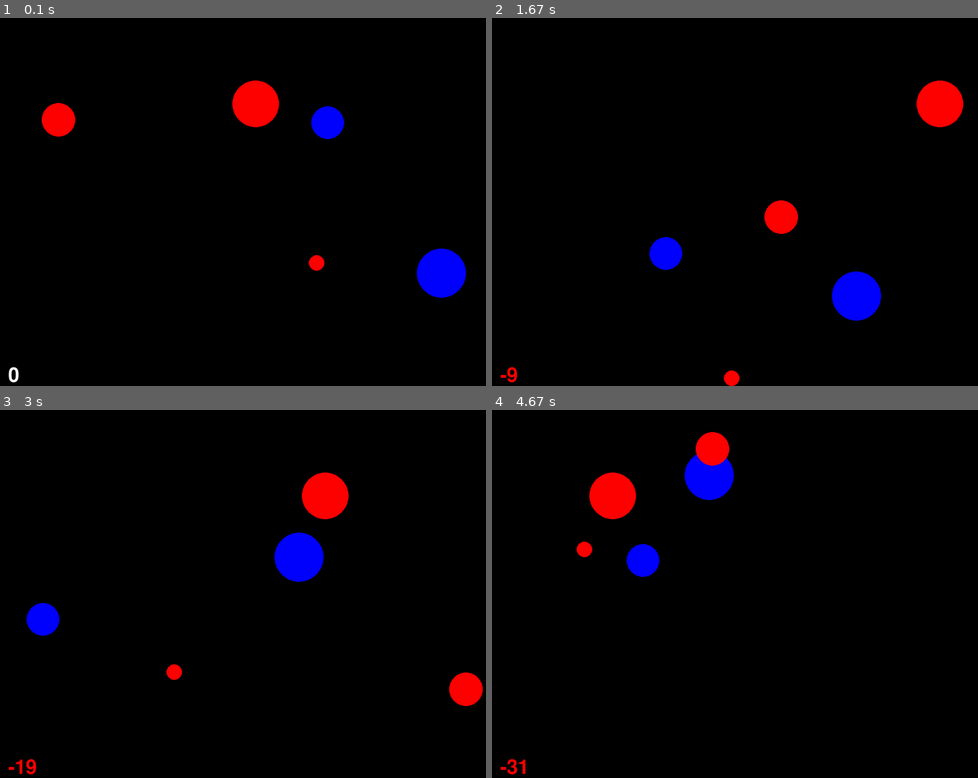
Above: before the commit, frames 1-4 (two rows, left to right).
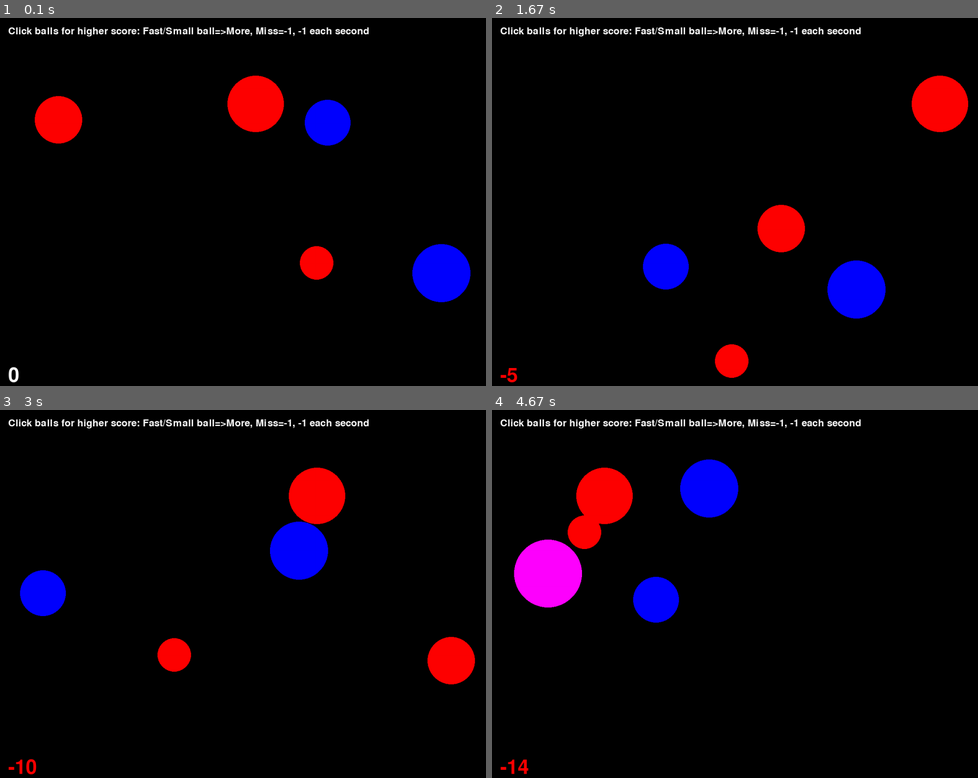
Above: after the commit, the same moments.

Repository: Wrench0O/mipt_python
Game: pygame game, started from catch_ball.py
Same seed, same stepped clock (60 frames per second), same inputs: the game is played once before the commit and once after it.
Inputs (mouse positions are in pixels of both pictures, inside the frame that each line leads up to):
- Up to frame 1 (0.1 s): no input
- Up to frame 2 (1.67 s): click (739, 202) at 0.38 s; click (739, 224) at 0.72 s; click (584, 146) at 1.05 s; click (914, 330) at 1.38 s
- Up to frame 3 (3 s): click (257, 468) at 1.72 s; click (223, 689) at 2.05 s; click (228, 531) at 2.38 s; click (174, 516) at 2.72 s
- Up to frame 4 (4.67 s): click (866, 560) at 3.05 s; click (890, 586) at 3.38 s; click (841, 527) at 3.72 s; click (594, 524) at 4.05 s; click (759, 579) at 4.38 s

The runs differ from the first frame. In frame 1, 3.1% of the frame differs, in the area x 1-97%, y 2-78%; in frame 2, 3.7%; in frame 3, 4.9%; in frame 4, 6.7%, in the area x 1-76%, y 2-100%.

Commit message:
Add files via upload

Diff:
--- a/catch_ball.py
+++ b/catch_ball.py
@@ -20,7 +20,7 @@
     #параметры нового шарика
     x = randint(100, 1100)
     y = randint(100, 800)
-    r = randint(10, 100)
+    r = randint(35, 100)
     color = COLORS[randint(0, 5)]
     dx = randint(-8, 8)
     dy = randint(-8, 8)
@@ -57,6 +57,9 @@
 balls = [new_ball() for _ in range(5)]
 points = 0
 time = 0
+rules_text = "Click balls for higher score: Fast/Small ball=>More, Miss=-1, -1 each second"
+rules_font = pygame.font.Font(None, 36)
+
 while not finished:
     clock.tick(FPS)
 
@@ -71,7 +74,7 @@
                     b=1
                     balls.remove(ball)
                     balls.append(new_ball())
-                    if ball[3] < 30:
+                    if ball[3] < 55:
                         if ball[4]<-6 or ball[4]>6 or ball[5]<-6 or ball[5]>6:
                             points+=4
                         else:
@@ -82,11 +85,11 @@
                         else:
                             points+=1
             if b==0:
-                points-=2
+                points-=1
             else:
                 b=0
     time+=1
-    if time==50:
+    if time==60:
         time=0
         points-=1
 
@@ -96,6 +99,8 @@
         move_ball(ball)
 
     screen.fill(BLACK)
+    rules_surface = rules_font.render(rules_text, True, 'WHITE')
+    screen.blit(rules_surface, (20, 20))
     if points<0:
         text_surface = font.render(str(points), True, 'RED')
     else:
@@ -104,7 +109,12 @@
 
     for ball in balls:
         draw_ball(ball)
-
+    if points >= 30:
+        win_surface = font.render('you win!', True, 'YELLOW')
+        screen.blit(win_surface, (500, 400))
+        pygame.display.update()
+        pygame.time.wait(3000)
+        finished = True
 
     pygame.display.update()
 
